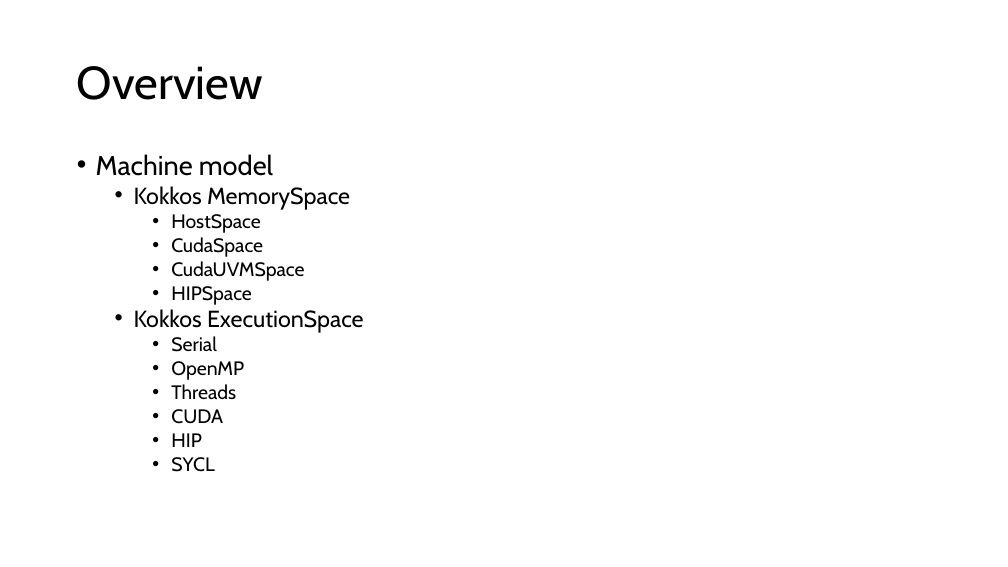
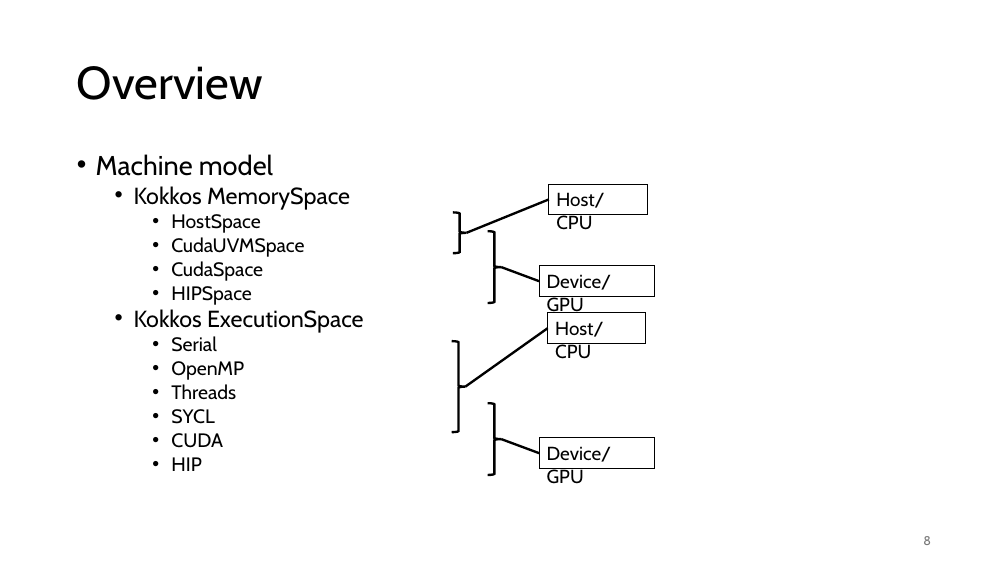
Before and after one commit to gjbex/GPU-programming, a slide deck: slide 8 of gpu_programming.pptx. Drawn at 1008x567 pixels with LibreOffice and Linux fonts; fonts in the diff are those of the drawing. Boxes give left, top, right and bottom in pixels: in the first picture for what was removed or moved away, otherwise in the second. Text is boxed around its words. In the diff, an @@ line names an element or a change of style, - is before the commit and + after.

```diff
--- a/gpu_programming.pptx
+++ b/gpu_programming.pptx
@@ line added from (549, 200) to (467, 233), #000000 2.25 pt @@
@@ rectangle added at bbox=[549, 185, 647, 215], outline #000000 0.75 pt, 18 pt, text #000000 @@
+Host/CPU
@@ text at bbox=[171, 237, 304, 257]: paragraph added @@
+    • CudaUVMSpace
@@ right brace added at bbox=[453, 212, 467, 253], outline #000000 2.25 pt @@
@@ right brace added at bbox=[488, 231, 501, 303], outline #000000 2.25 pt @@
@@ text at bbox=[171, 261, 304, 281]: paragraph removed @@
-    • CudaUVMSpace
@@ line added from (539, 281) to (501, 267), #000000 2.25 pt @@
@@ rectangle added at bbox=[539, 266, 655, 296], outline #000000 0.75 pt, 18 pt, text #000000 @@
+Device/GPU
@@ line added from (548, 328) to (466, 386), #000000 2.25 pt @@
@@ rectangle added at bbox=[548, 313, 647, 343], outline #000000 0.75 pt, 18 pt, text #000000 @@
+Host/CPU
@@ right brace added at bbox=[452, 341, 466, 432], outline #000000 2.25 pt @@
@@ text at bbox=[171, 409, 215, 424]: paragraph added @@
+    • SYCL
@@ right brace added at bbox=[488, 403, 501, 475], outline #000000 2.25 pt @@
@@ line added from (539, 453) to (501, 439), #000000 2.25 pt @@
@@ rectangle added at bbox=[539, 438, 655, 468], outline #000000 0.75 pt, 18 pt, text #000000 @@
+Device/GPU
@@ text at bbox=[171, 457, 215, 472]: paragraph removed @@
-    • SYCL
@@ page number added at bbox=[923, 536, 931, 545], 12 pt, text #797979 @@
+8
```
Also in this commit, not shown: 5 other slides changed, 1 slide added.
